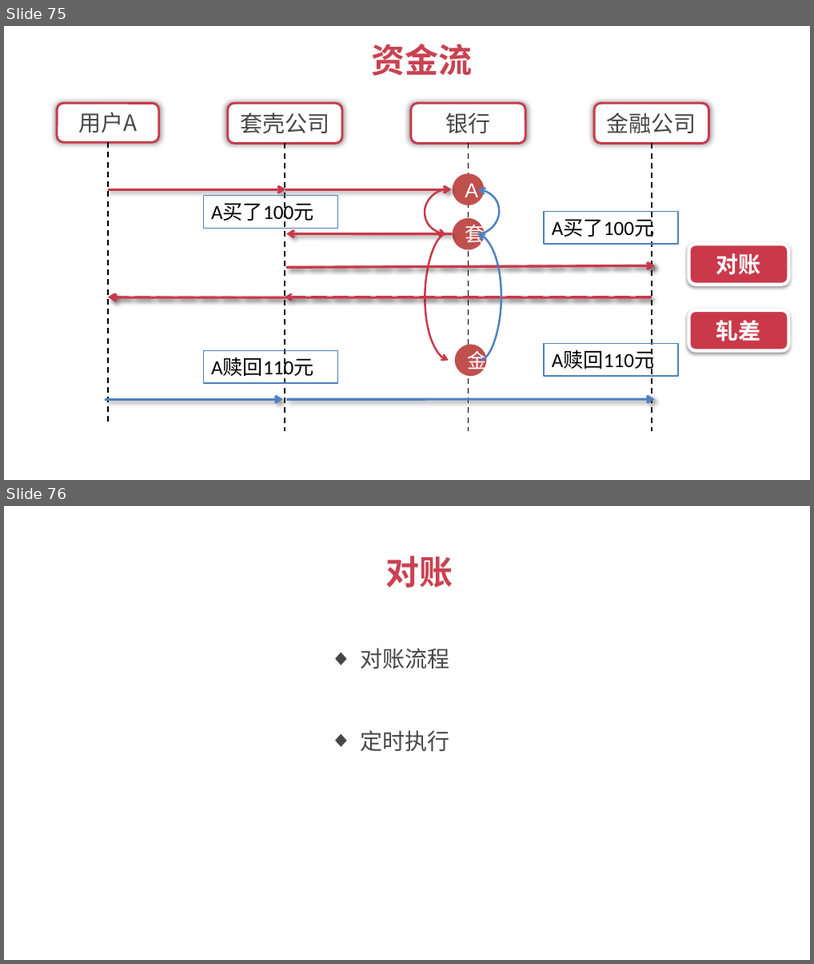
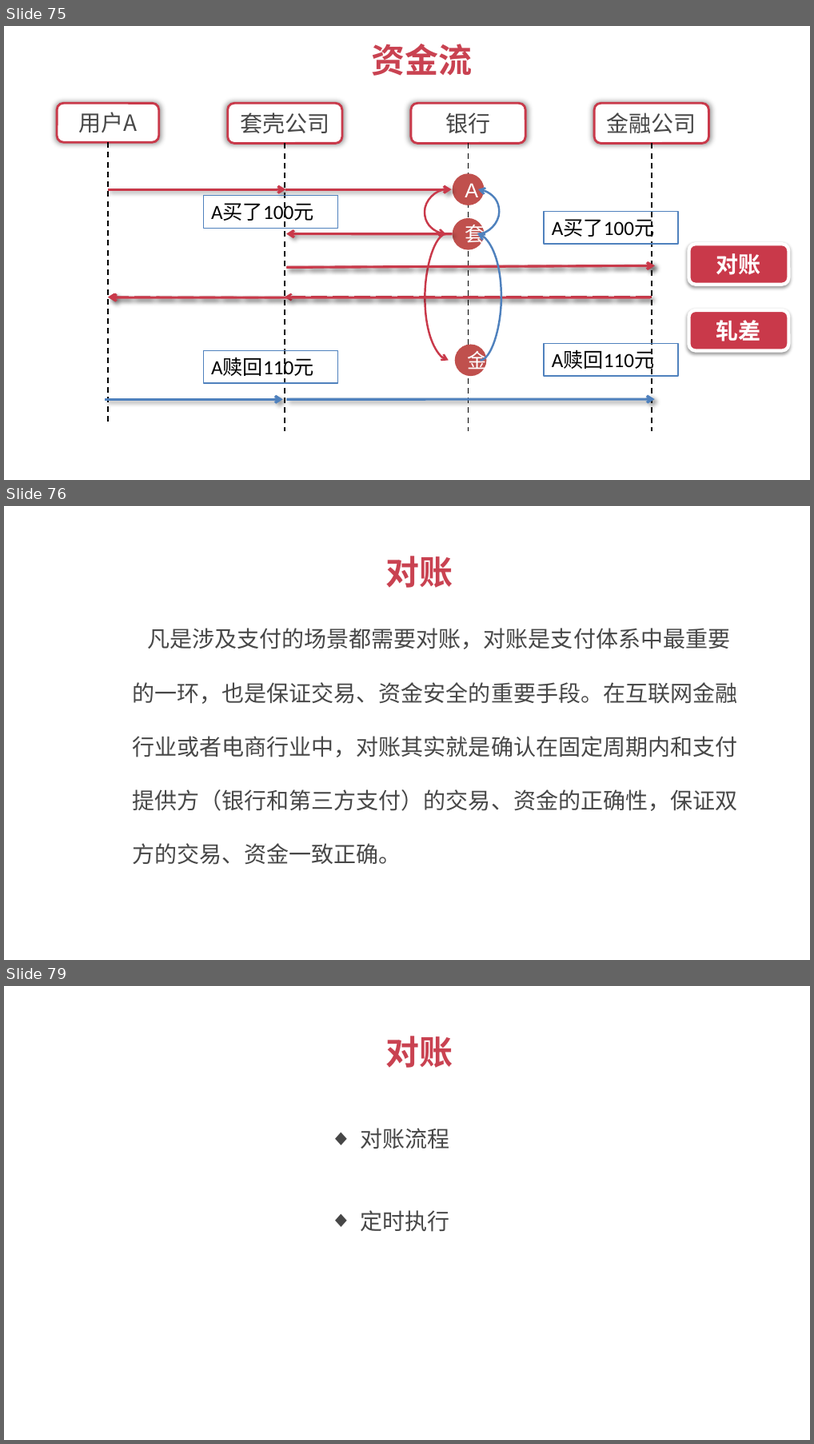
Before and after one commit to 1329555958/financial, a slide deck: 理财平台.pptx. Shown one above the other, each under a label of ours: slides 75 and 76 before the commit, slides 75, 76 and 79 after it; the slides between them are not shown. The pictures are 814x964 and 814x1444 pixels, drawn with LibreOffice and Linux fonts; fonts in the diff are those of the drawing. Boxes give left, top, right and bottom in pixels: in the first picture for what was removed or moved away, otherwise in the second. Text is boxed around its words. In the diff, an @@ line names an element or a change of style, - is before the commit and + after.

Commit message:
7.5 生成对账单

```diff
--- a/理财平台.pptx
+++ b/理财平台.pptx
@@ slide 76 added at <box>4,506,810,960</box>, background #FFFFFF @@
@@ text added at <box>386,556,454,588</box>, 30 pt, text #C94251, bold @@
+对账
@@ text added at <box>132,628,738,864</box>, 20 pt, text #474747 @@
+  凡是涉及支付的场景都需要对账，对账是支付体系中最重要的一环，也是保证交易、资金安全的重要手段。在互联网金融行业或者电商行业中，对账其实就是确认在固定周期内和支付提供方（银行和第三方支付）的交易、资金的正确性，保证双方的交易、资金一致正确。
@@ what was slide 76 is now slide 79 @@
```
Also in this commit, not shown: 4 other slides added, 4 other files.
